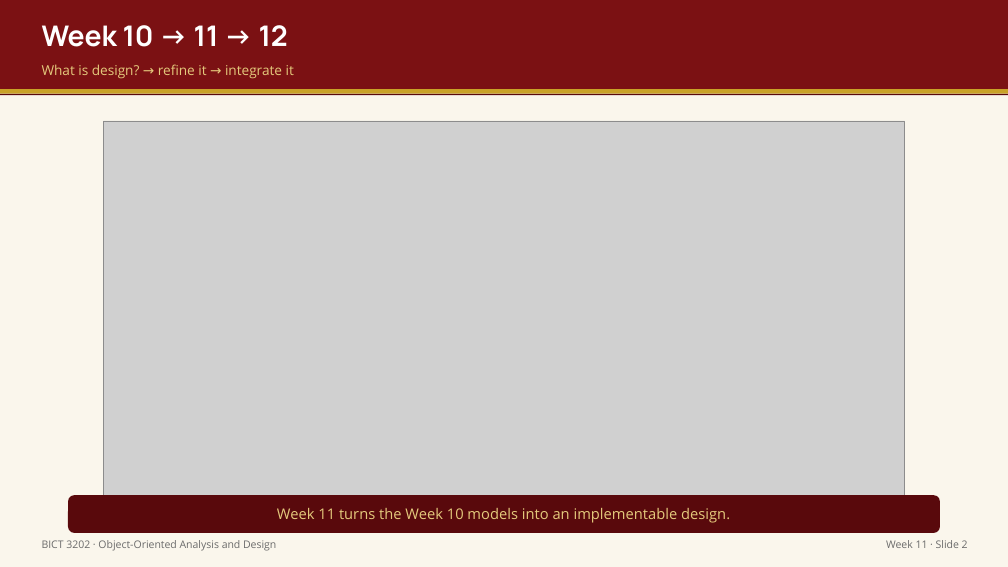
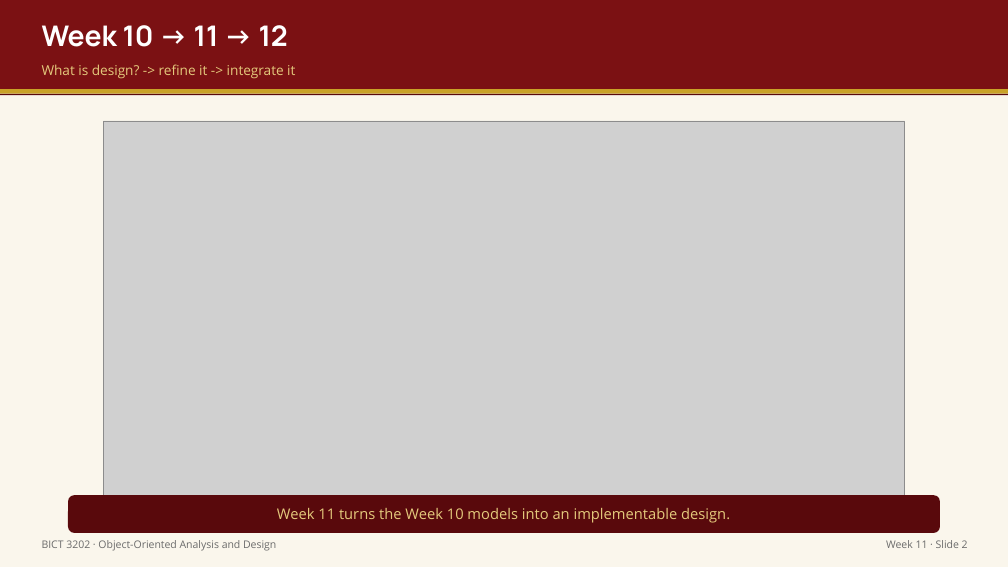
Before and after one commit to mrtc-solutions/OOP-MODULE, a slide deck: slide 3 of output/week11/Week11_Presentation_BICT3202_OOAD.pptx. Drawn at 1008x567 pixels with LibreOffice and Linux fonts; fonts in the diff are those of the drawing; grey boxes stand for pictures. Boxes give left, top, right and bottom in pixels: in the first picture for what was removed or moved away, otherwise in the second. Text is boxed around its words. In the diff, an @@ line names an element or a change of style, - is before the commit and + after.

```diff
--- a/output/week11/Week11_Presentation_BICT3202_OOAD.pptx
+++ b/output/week11/Week11_Presentation_BICT3202_OOAD.pptx
@@ text at [42,64,295,79]: text changed @@
-What is design? → refine it → integrate it
+What is design? -> refine it -> integrate it
```
Also in this commit, not shown: 4 other slides changed, 44 other files.
